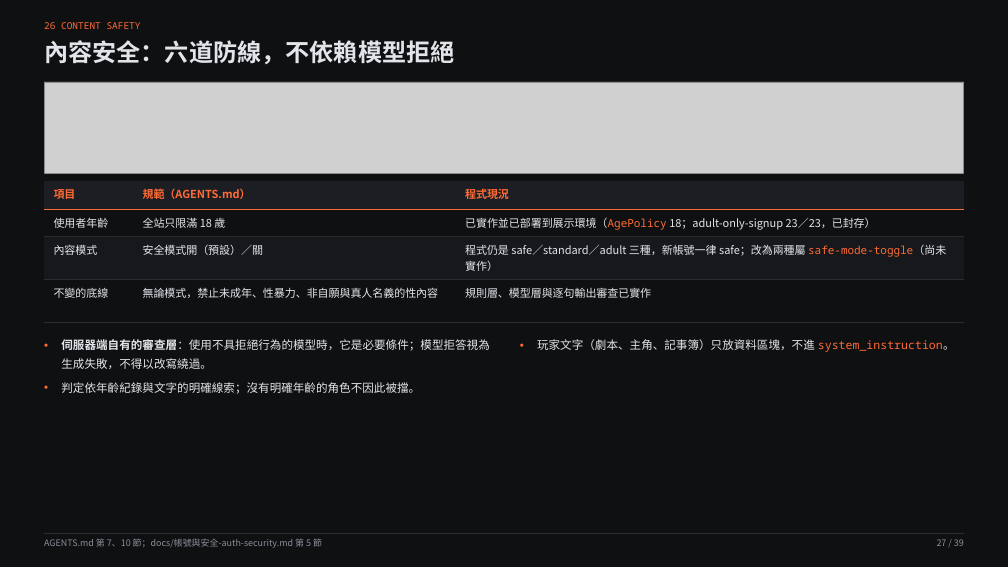
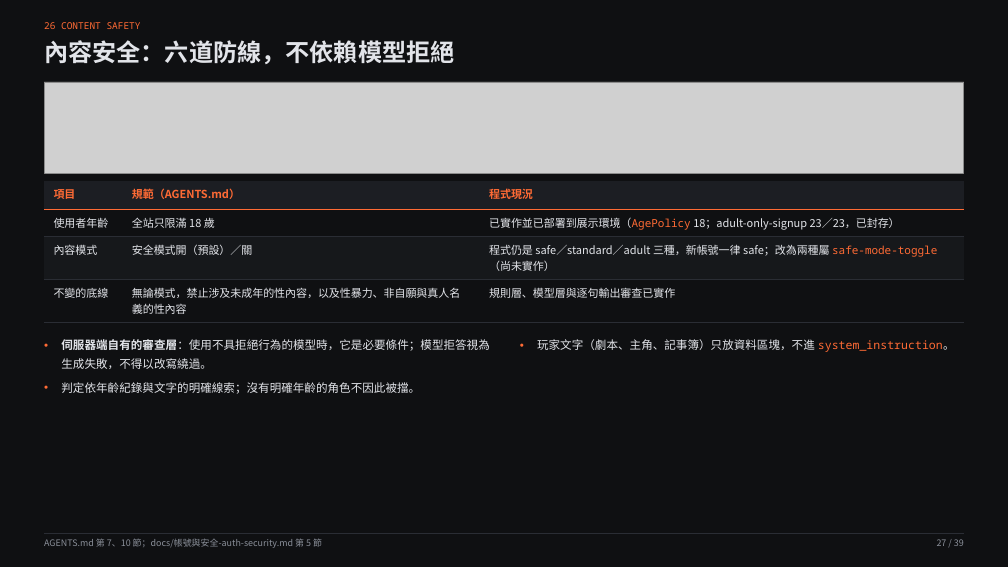
Before and after one commit to pp466pp466/R.A.C, a slide deck: slide 27 of docs/2.1簡報.pptx. Drawn at 1008x567 pixels with LibreOffice and Linux fonts; fonts in the diff are those of the drawing; grey boxes stand for pictures. Boxes give left, top, right and bottom in pixels: in the first picture for what was removed or moved away, otherwise in the second. Text is boxed around its words. In the diff, an @@ line names an element or a change of style, - is before the commit and + after.

```diff
--- a/docs/2.1簡報.pptx
+++ b/docs/2.1簡報.pptx
@@ table at box(44, 181, 964, 323) @@
-row 4, column 2: 無論模式，禁止未成年、性暴力、非自願與真人名義的性內容
+row 4, column 2: 無論模式，禁止涉及未成年的性內容，以及性暴力、非自願與真人名義的性內容
```
Also in this commit, not shown: 2 other files.
